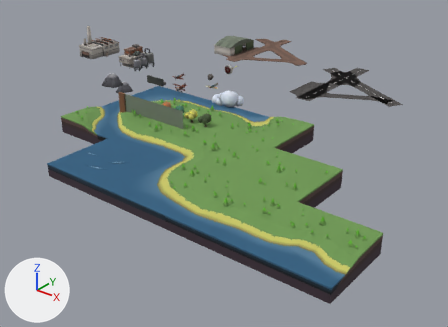
What one commit did to the glTF model assets/meshes.glb.
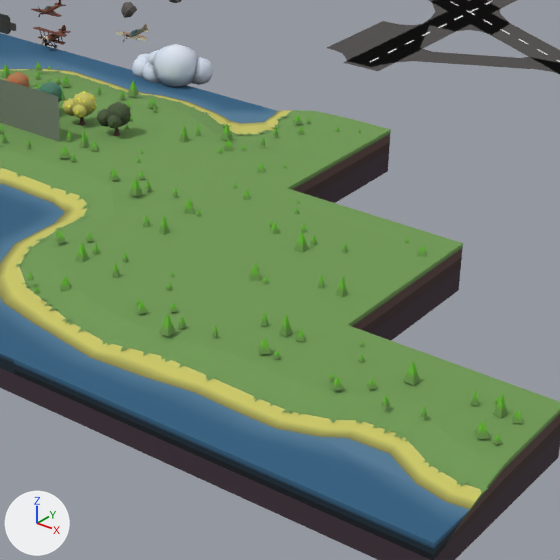
Each version is shown whole from a 50 mm lens placed at (52.2, -56.3, 26.2), pointed at (8.6, -1.8, -7.6), then close up on the part from 36% to 85% of the width and 22% to 90% of the height. Every picture has the same lights, and +X, +Y and +Z are marked at lower left. Where no turn or scale is listed for an object, it has been applied to the vertices. Vertices at the same position are counted once.

Objects in the first close-up: 'Plane', 'Plane.001', 'ct-gwwg-1.001', 'ct-gwwg-1.002', 't-gggg-1.001', 't-ggwg-1', 't-ggwg-1.001', 't-gwwg-1', 't-gwwg-1.001', 't-gwww-1', 't-gwww-2', 'ui-border'.
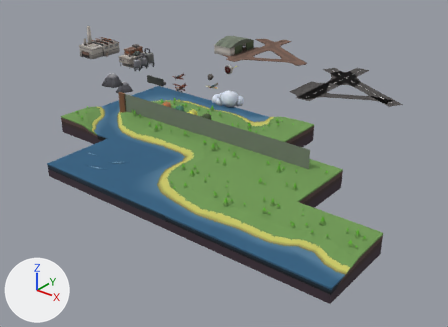
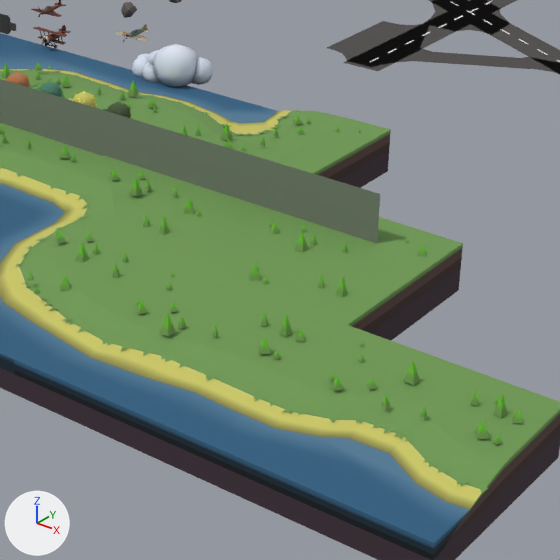
The change in detail:
me_ui_border has 588 vertices, 1148 faces and spans x -0.5..9.5, y -0.15..0.15, z -1.95..2.05.
me_ui_border is used by ob_ui_border; location (0.0, -10.0, 0.0).
Part 1, on me_ui_border:
Vertex 4 of me_ui_border moves from (9.5, -0.05, -1.95) to (25.5, -0.05, -1.95).
Vertex 5 of me_ui_border moves from (9.5, -0.05, 2.05) at pixel (58, 96) to (25.5, -0.05, 2.05) at pixel (380, 193).

Location of each change, [x1, y1, x2, y2] in pixels of the close-ups (560 x 560 px):
'ui-border', reshaped: before [0, 79, 60, 142]; after [0, 79, 380, 243]
